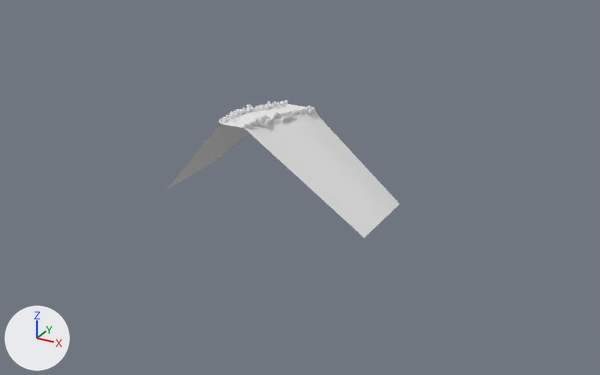
What one commit did to the OBJ model VektoriaApp/models/RoadTiles/RoadTiles_Curve/RoadTiles_CurveR/RoadTile_Curve_R2.obj.
Both versions are drawn from a camera (50 mm lens) standing at (1481.0, -2368.0, 938.0) and looking at (173.0, 10.0, -251.0). Arrows for +X, +Y and +Z are at lower left; the lights stay in place. Where no turn or scale is listed for an object, it has been applied to the vertices.

Names of what the first picture shows: 'Road_Ground.003_Plane.003'.
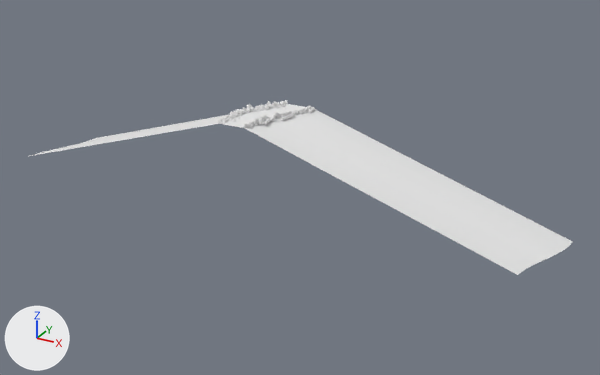
Boxes (x1, y1, x2, y2) around the edits, measured in the pictures (600 x 375 px):
'Road_Ground.003_Plane.003', reshaped (133% wider, 27% taller)
    before: (167, 100, 399, 238)
    after: (30, 100, 573, 275)
part 1 of me_road_ground_003_plane_003, cut back
    before: (167, 106, 399, 238)
part 2 of me_road_ground_003_plane_003, added
    after: (30, 109, 259, 156)
part 3 of me_road_ground_003_plane_003, added
    after: (245, 109, 573, 275)

What changed in the scene script:
```text
Change me_road_ground_003_plane_003:
    used by ob_road_ground_003_plane_003; location = (0.0, 0.0, 0.0)
    remove me_road_ground_003_plane_003.from_pydata(...)  # 6274 vertices, 12309 faces, 1 loose edge; spans x -300.0..500.0, y -150.0..150.0, z -300.0..25.0
    add me_road_ground_003_plane_003.from_pydata(...)  # 6250 vertices, 12287 faces, 1 loose edge; spans x -997.0..1100.0, y -150.0..150.0, z -300.0..25.0
    me_road_ground_003_plane_003 part 1: 8 vertices moved within x 0.0..152.0, y -60.0..122.0, z -1.0..16.0; 48 vertices removed from x -300.0..500.0, y -150.0..150.0, z -300.0..-31.0
    me_road_ground_003_plane_003 part 2: 12 vertices added at x -997.0..-900.0, y -150.0..150.0, z -300.0
    me_road_ground_003_plane_003 part 3: 12 vertices added at x 1003.0..1100.0, y -150.0..150.0, z -300.0
```
